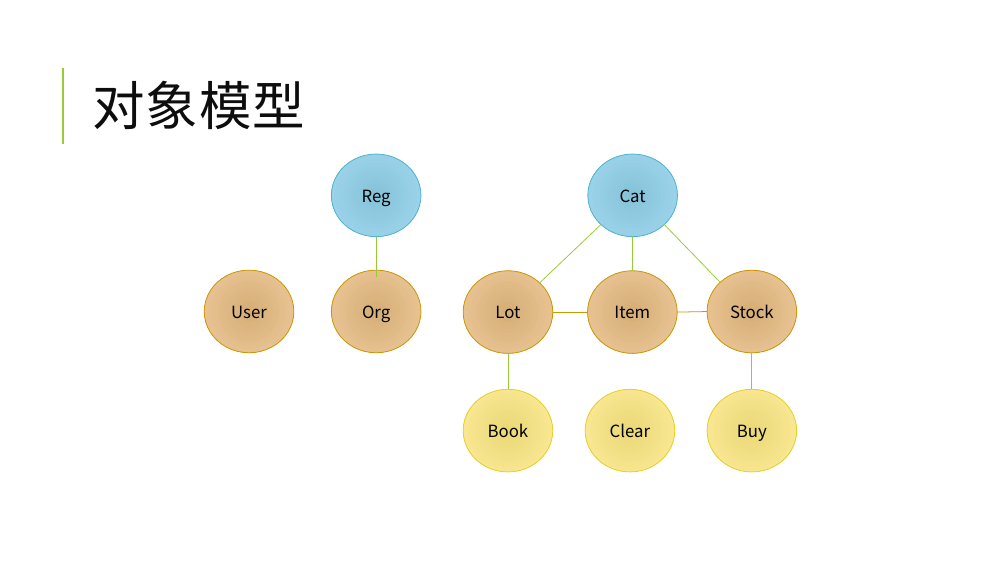
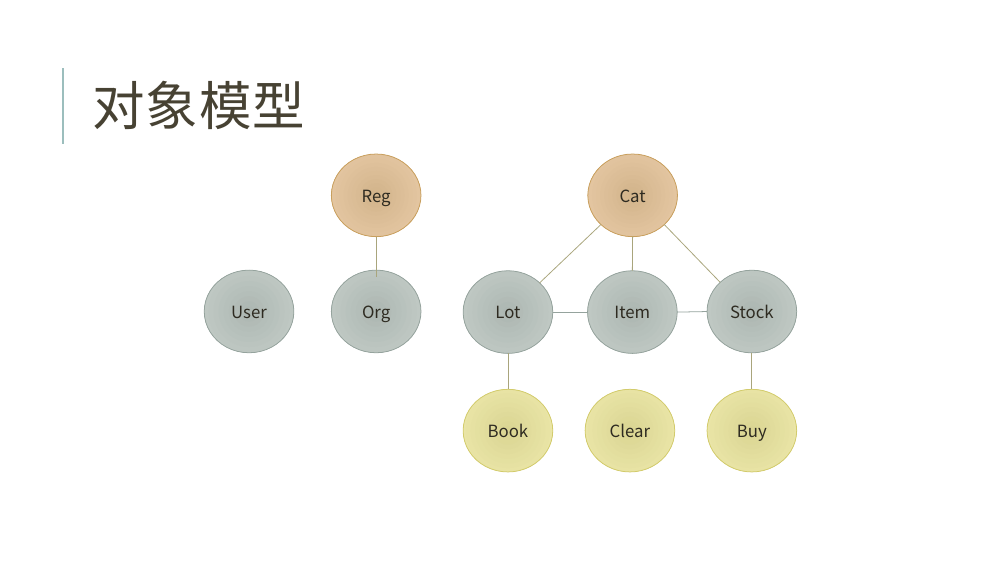
Before and after one commit to jzgi/chainsmart, a slide deck: slide 3 of Docs/品链供销平台.pptx. Drawn at 1008x567 pixels with LibreOffice and Linux fonts; fonts in the diff are those of the drawing. Boxes give left, top, right and bottom in pixels: in the first picture for what was removed or moved away, otherwise in the second. Text is boxed around its words. In the diff, an @@ line names an element or a change of style, - is before the commit and + after.

```diff
--- a/Docs/品链供销平台.pptx
+++ b/Docs/品链供销平台.pptx
@@ title "对象模型" at box(92, 81, 305, 129): text colour #0D0D0D to #474233 @@
@@ line (63, 144) - (63, 68): stroke #99CB38 1.5 pt to #9CBEBD 1.5 pt @@
@@ ellipse "Reg" at box(331, 154, 421, 237): text colour #000000 to #2E2B21; fill gradient #85C3D8 to #A4DAF0 to gradient #D3B48C to #EACCA9; outline #4EB3CF 0.75 pt to #C89F5D 0.75 pt @@
@@ ellipse "Cat" at box(588, 154, 678, 237): text colour #000000 to #2E2B21; fill gradient #85C3D8 to #A4DAF0 to gradient #D3B48C to #EACCA9; outline #4EB3CF 0.75 pt to #C89F5D 0.75 pt @@
@@ line (377, 237) - (377, 277): stroke #99CB38 0.75 pt to #A9A57C 0.75 pt @@
@@ line (601, 225) - (540, 283): stroke #99CB38 0.75 pt to #A9A57C 0.75 pt @@
@@ line (632, 271) - (633, 237): stroke #99CB38 0.75 pt to #A9A57C 0.75 pt @@
@@ line (665, 225) - (721, 282): stroke #99CB38 0.75 pt to #A9A57C 0.75 pt @@
@@ text colour #000000 to #2E2B21; fill gradient #D6AF76 to #F0C99B to gradient #ADB7B3 to #C6CFCB; outline #CC9700 0.75 pt to #95A39D 0.75 pt in 5 elements at box(588, 271, 678, 353), box(464, 271, 554, 353), box(707, 270, 797, 352), box(331, 270, 421, 352), box(204, 270, 294, 352) @@
@@ line (553, 312) - (588, 312): stroke #CC9700 0.75 pt to #95A39D 0.75 pt @@
@@ line (678, 312) - (707, 312): stroke #CC9700 0.75 pt to #95A39D 0.75 pt @@
@@ line (508, 389) - (508, 353): stroke #99CB38 0.75 pt to #A9A57C 0.75 pt @@
@@ line (752, 353) - (752, 389): stroke #99CB38 0.75 pt to #A9A57C 0.75 pt @@
@@ text colour #000000 to #2E2B21; fill gradient #EAD979 to #FFED9C to gradient #DBD594 to #F0EAAD; outline #E6D024 0.75 pt to #D2CB6C 0.75 pt in 3 elements at box(464, 389, 554, 472), box(707, 389, 797, 472), box(585, 389, 675, 472) @@
```
Also in this commit, not shown: 27 other slides changed, 13 other files.
